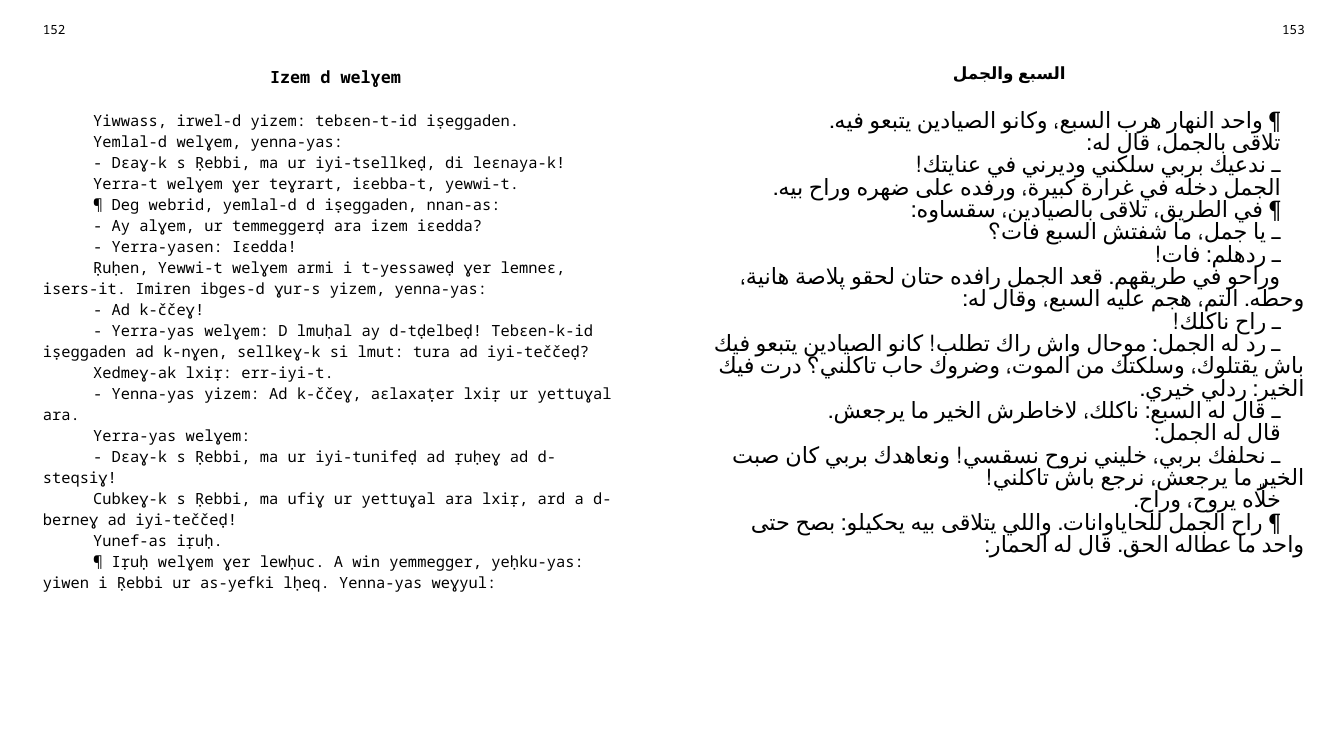
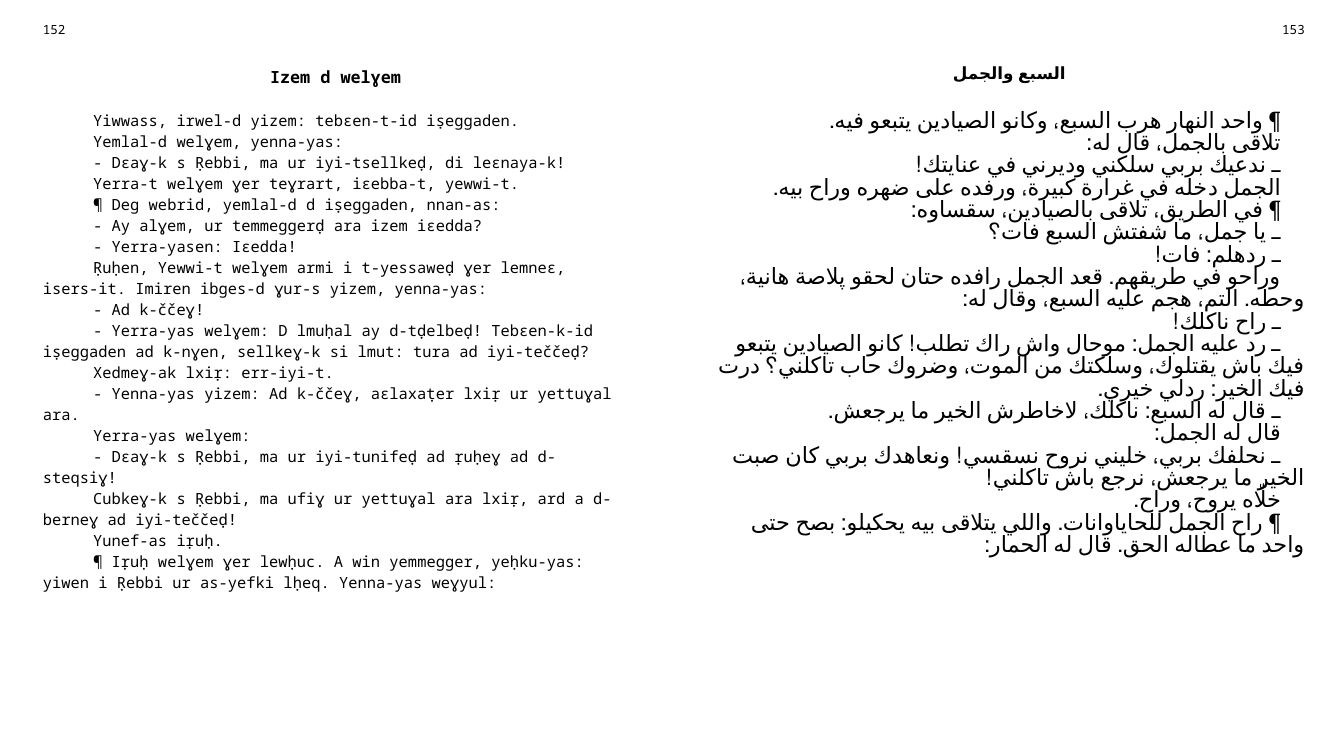
Before and after one commit to sferhah/tamacahut_n_wuccen, a slide deck: slide 72 of Uccen.ConsoleApp/uccen.arq.pptx. Drawn at 1344x756 pixels with LibreOffice and Linux fonts; fonts in the diff are those of the drawing. Boxes give left, top, right and bottom in pixels: in the first picture for what was removed or moved away, otherwise in the second. Text is boxed around its words. In the diff, an @@ line names an element or a change of style, - is before the commit and + after.

```diff
--- a/Uccen.ConsoleApp/uccen.arq.pptx
+++ b/Uccen.ConsoleApp/uccen.arq.pptx
@@ table at (32,16,1315,729) @@
-row 3, column 3: ¶ واحد النهار هرب السبع، وكانو الصيادين يتبعو فيه. / تلاقى بالجمل، قال له: / ـ ندعيك بربي سلكني وديرني في عنايتك! / الجمل دخله في غرارة كبيرة، ورفده على ضهره وراح بيه. / ¶ في الطريق، تلاقى بالصيادين، سقساوه: / ـ يا جمل، ما شفتش السبع فات؟ / ـ ردهلم: فات! / وراحو في طريقهم. قعد الجمل رافده حتان لحقو پلاصة هانية، وحطه. التم، هجم عليه السبع، وقال له: / ـ راح ناكلك! / ـ رد له الجمل: موحال واش راك تطلب! كانو الصيادين يتبعو فيك باش يقتلوك، وسلكتك من الموت، وضروك حاب تاكلني؟ درت فيك الخير: ردلي خيري. / ـ قال له السبع: ناكلك، لاخاطرش الخير ما يرجعش. / قال له الجمل: / ـ نحلفك بربي، خليني نروح نسقسي! ونعاهدك بربي كان صبت الخير ما يرجعش، نرجع باش تاكلني! / خلّاه يروح، وراح. / ¶ راح الجمل للحاياوانات. واللي يتلاقى بيه يحكيلو: بصح حتى واحد ما عطاله الحق. قال له الحمار:
+row 3, column 3: ¶ واحد النهار هرب السبع، وكانو الصيادين يتبعو فيه. / تلاقى بالجمل، قال له: / ـ ندعيك بربي سلكني وديرني في عنايتك! / الجمل دخله في غرارة كبيرة، ورفده على ضهره وراح بيه. / ¶ في الطريق، تلاقى بالصيادين، سقساوه: / ـ يا جمل، ما شفتش السبع فات؟ / ـ ردهلم: فات! / وراحو في طريقهم. قعد الجمل رافده حتان لحقو پلاصة هانية، وحطه. التم، هجم عليه السبع، وقال له: / ـ راح ناكلك! / ـ رد عليه الجمل: موحال واش راك تطلب! كانو الصيادين يتبعو فيك باش يقتلوك، وسلكتك من الموت، وضروك حاب تاكلني؟ درت فيك الخير: ردلي خيري. / ـ قال له السبع: ناكلك، لاخاطرش الخير ما يرجعش. / قال له الجمل: / ـ نحلفك بربي، خليني نروح نسقسي! ونعاهدك بربي كان صبت الخير ما يرجعش، نرجع باش تاكلني! / خلّاه يروح، وراح. / ¶ راح الجمل للحاياوانات. واللي يتلاقى بيه يحكيلو: بصح حتى واحد ما عطاله الحق. قال له الحمار:
```
Also in this commit, not shown: 12 other slides changed, 1 other file.
